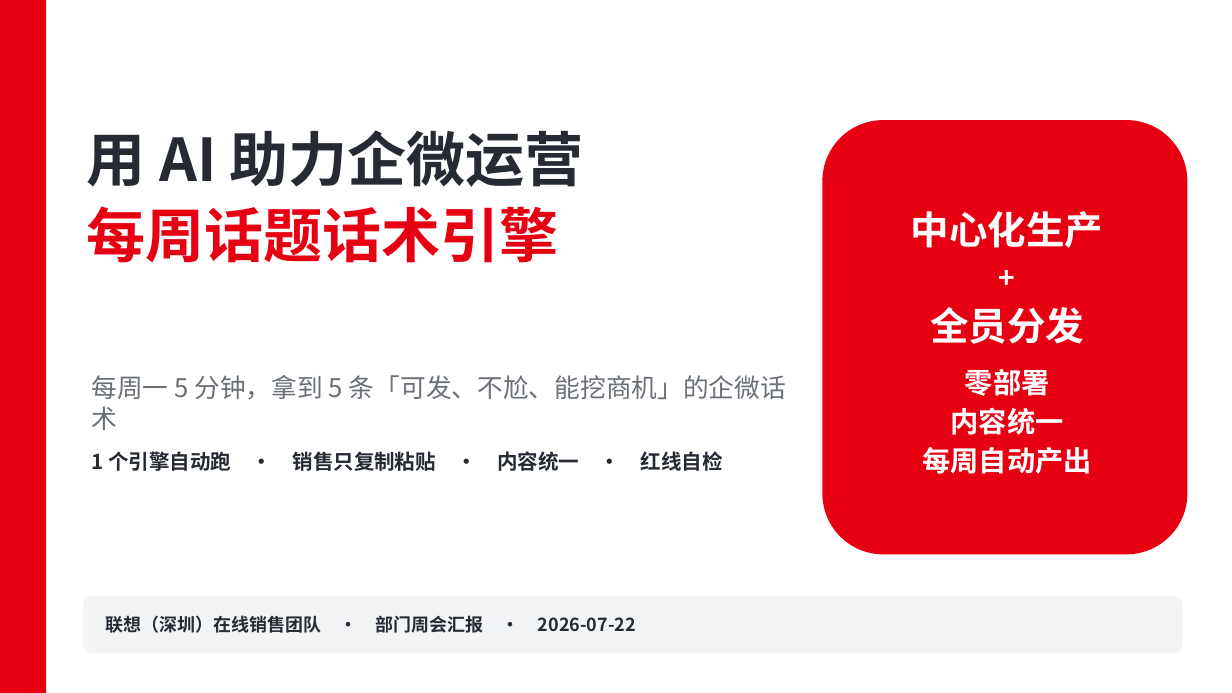
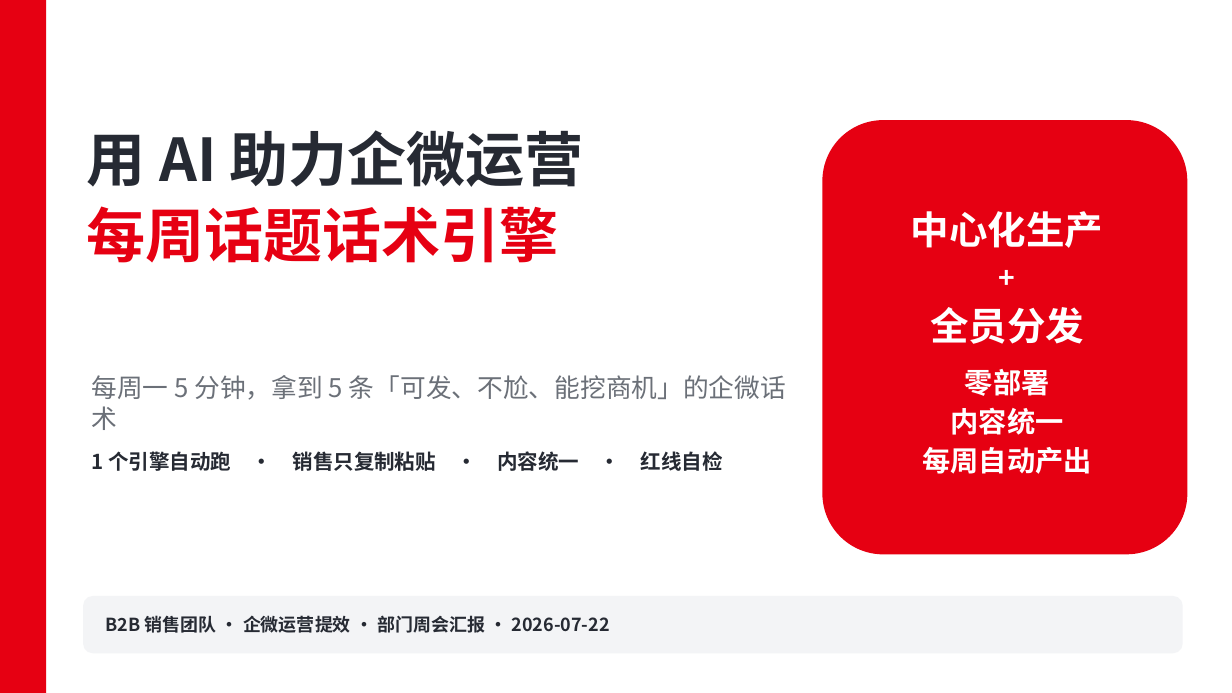
Before and after one commit to yhllynn2-create/yhllynn-ai-portfolio, a slide deck: slide 1 of 销售企微运营/示例/企微话题引擎_周会汇报.pptx. Drawn at 1232x693 pixels with LibreOffice and Linux fonts; fonts in the diff are those of the drawing. Boxes give left, top, right and bottom in pixels: in the first picture for what was removed or moved away, otherwise in the second. Text is boxed around its words. In the diff, an @@ line names an element or a change of style, - is before the commit and + after.

Commit message:
refactor(销售企微运营): 全面去联想化，改为通用版适用于任意行业企微运营
- SKILL 改名 wecom-weekly-topics，去品牌/产品(ThinkPad/ThinkStation/TruScale/问天/昭阳)
- 话术库/输出模板/话题历史去联想衔接点，改为'公司衔接点'通用框架
- 示例话题包与落地方案改为制造业 B2B 通用示例(脱敏,去联想URL)
- 子项目README部署命令改为 wecom-weekly-topics
- 重新生成通用版 PPT(脚本 scripts/build_ppt.py)
- 每日拓客(如联想)示例表述匿名化;根README/LICENSE 去联想×深圳表述
- 注：本地 ~/.workbuddy/skills/lenovo-wecom-weekly-topics 联想专属skill 不受影响

```diff
--- a/销售企微运营/示例/企微话题引擎_周会汇报.pptx
+++ b/销售企微运营/示例/企微话题引擎_周会汇报.pptx
@@ text at (105,615,610,633): text changed @@
-联想（深圳）在线销售团队 · 部门周会汇报 · 2026-07-22
+B2B 销售团队 · 企微运营提效 · 部门周会汇报 · 2026-07-22
```
Also in this commit, not shown: 4 other slides changed, 13 other files.
